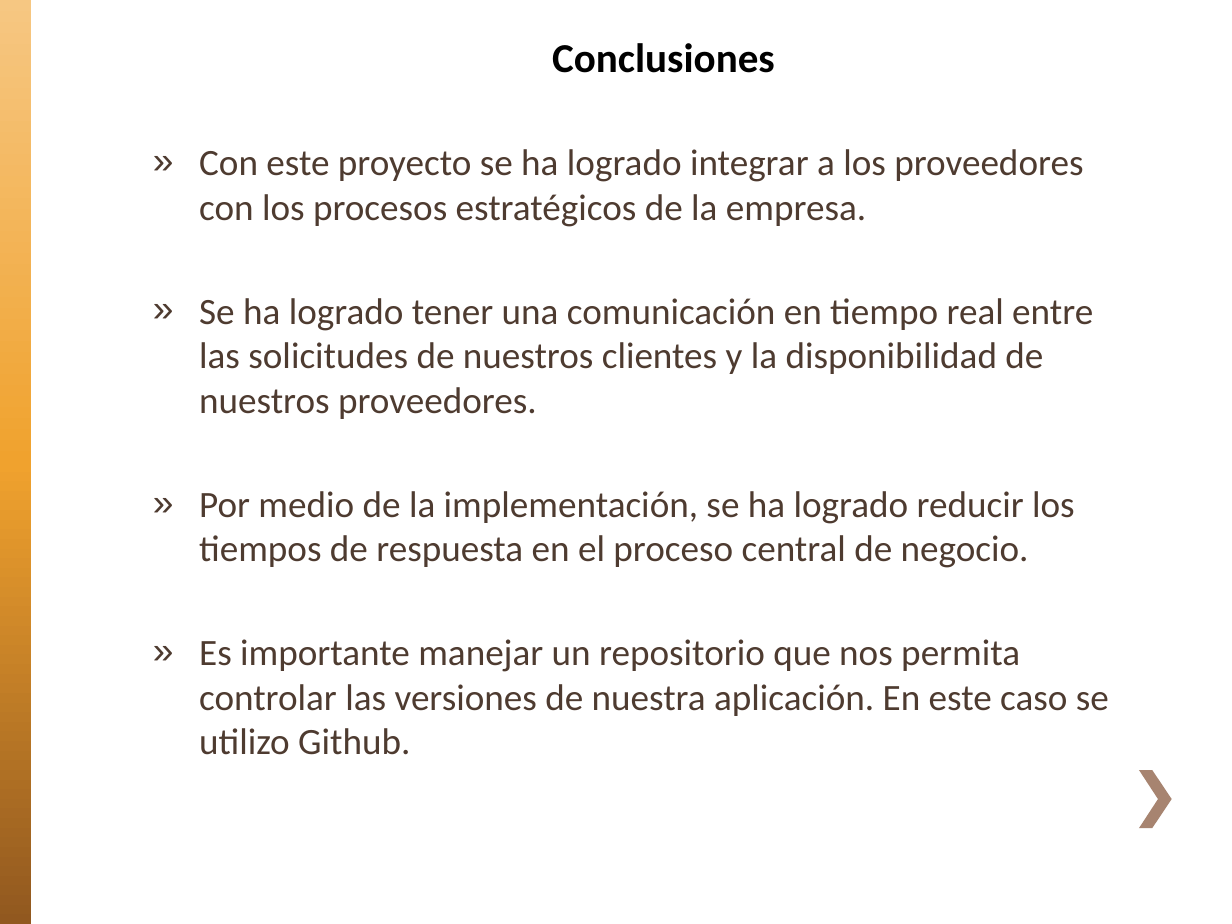
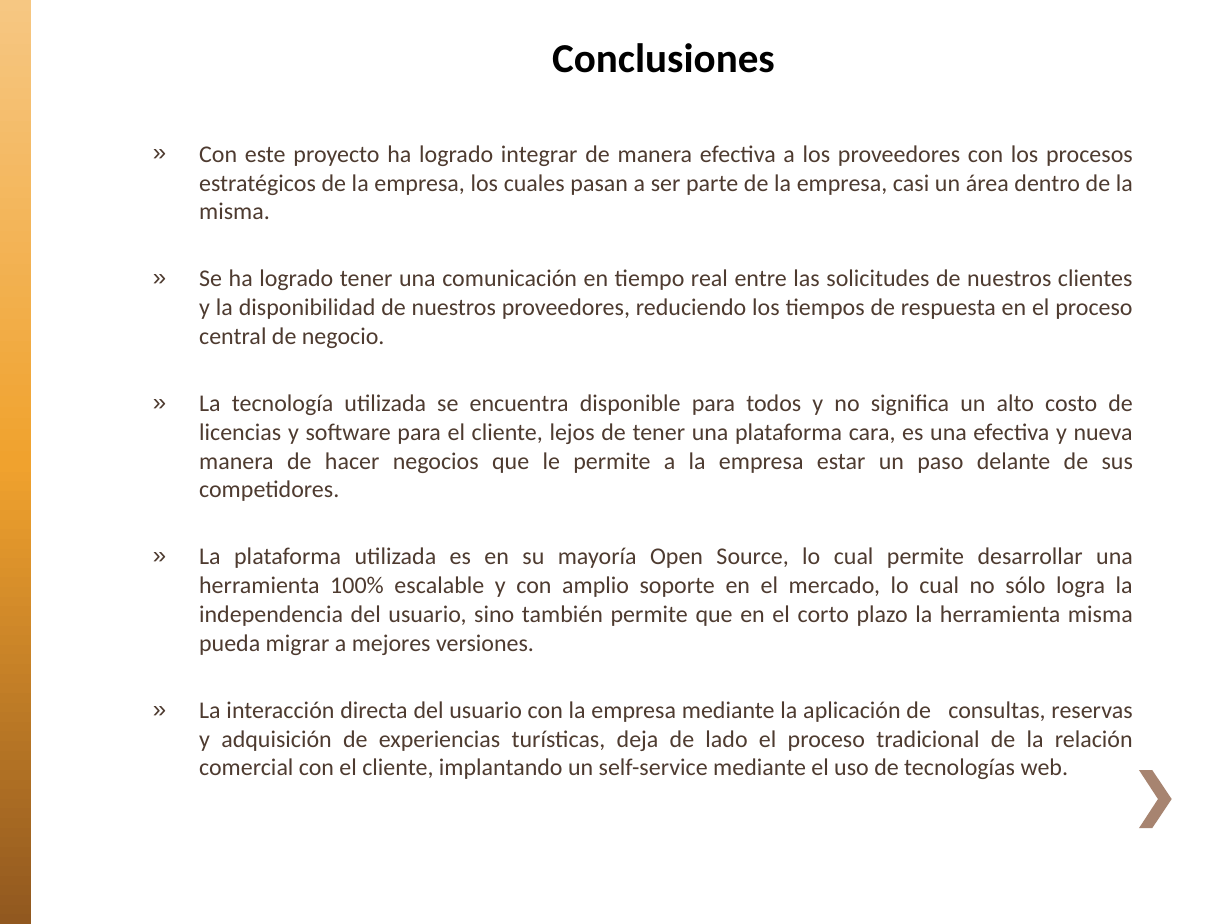
Before and after one commit to jvidalore/DSD-Turismo, a slide deck: slide 14 of Documentacion/DSD Turismo Final.pptx. Drawn at 1232x924 pixels with LibreOffice and Linux fonts; fonts in the diff are those of the drawing; background and template pictures are left out. Boxes give left, top, right and bottom in pixels: in the first picture for what was removed or moved away, otherwise in the second. Text is boxed around its words. In the diff, an @@ line names an element or a change of style, - is before the commit and + after.

```diff
--- a/Documentacion/DSD Turismo Final.pptx
+++ b/Documentacion/DSD Turismo Final.pptx
@@ text at (199, 145, 1133, 779): text changed; size 21.7 to 14 pt @@
-» Con este proyecto se ha logrado integrar a los proveedores con los procesos estratégicos de la empresa.
-» Se ha logrado tener una comunicación en tiempo real entre las solicitudes de nuestros clientes y la disponibilidad de nuestros proveedores.
-» Por medio de la implementación, se ha logrado reducir los tiempos de respuesta en el proceso central de negocio.
-» Es importante manejar un repositorio que nos permita controlar las versiones de nuestra aplicación. En este caso se utilizo Github.
+» Con este proyecto ha logrado integrar de manera efectiva a los proveedores con los procesos estratégicos de la empresa, los cuales pasan a ser parte de la empresa, casi un área dentro de la misma.
+» Se ha logrado tener una comunicación en tiempo real entre las solicitudes de nuestros clientes y la disponibilidad de nuestros proveedores, reduciendo los tiempos de respuesta en el proceso central de negocio.
+» La tecnología utilizada se encuentra disponible para todos y no significa un alto costo de licencias y software para el cliente, lejos de tener una plataforma cara, es una efectiva y nueva manera de hacer negocios que le permite a la empresa estar un paso delante de sus competidores.
+» La plataforma utilizada es en su mayoría Open Source, lo cual permite desarrollar una herramienta 100% escalable y con amplio soporte en el mercado, lo cual no sólo logra la independencia del usuario, sino también permite que en el corto plazo la herramienta misma pueda migrar a mejores versiones.
+» La interacción directa del usuario con la empresa mediante la aplicación de consultas, reservas y adquisición de experiencias turísticas, deja de lado el proceso tradicional de la relación comercial con el cliente, implantando un self-service mediante el uso de tecnologías web.
```
Also in this commit, not shown: 1 other slide changed, 1 other file.
